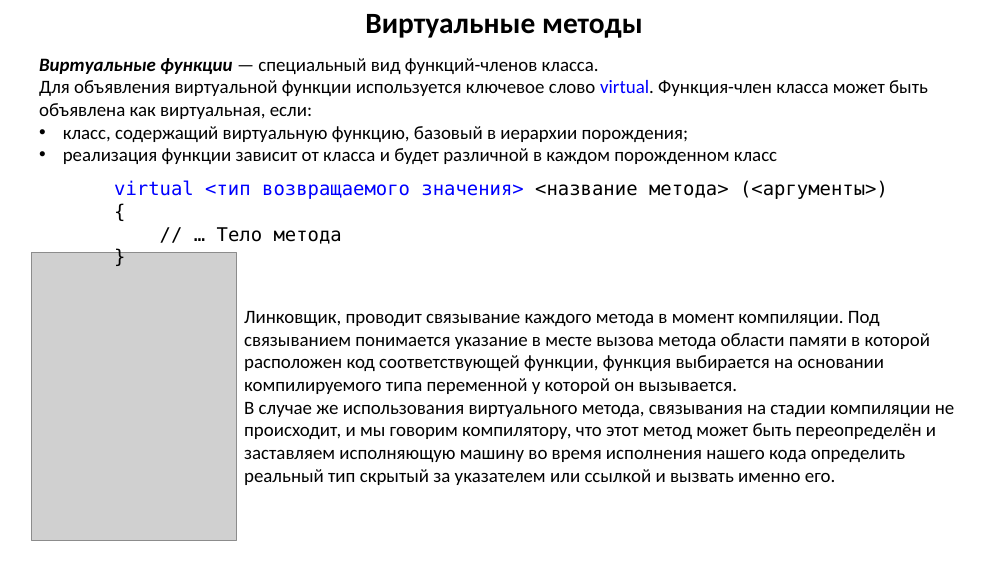
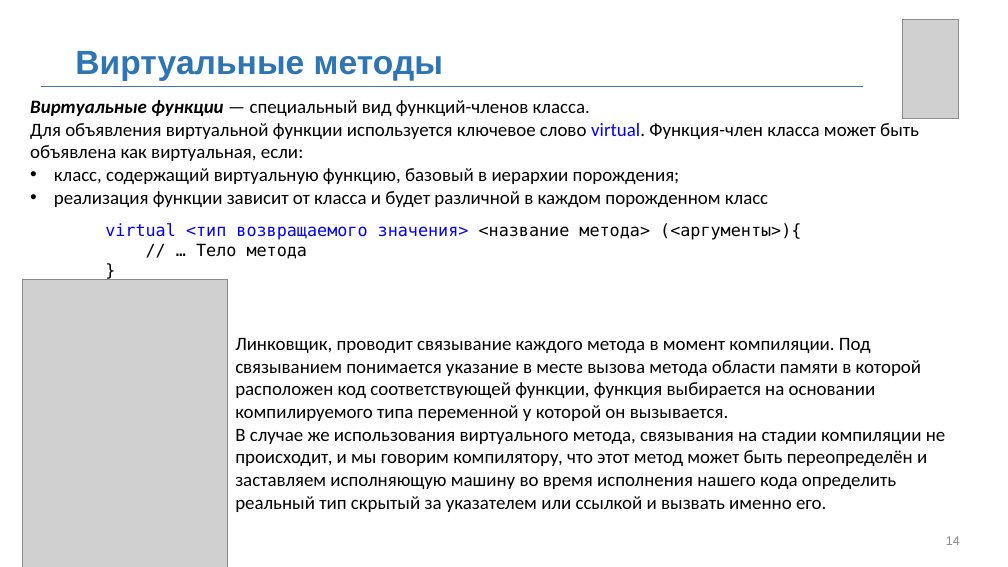
Before and after one commit to MUCTR-IKT-CPP/cpp_course, a slide deck: slide 14 of Лекции/2022/6/Абстрактные классы.pptx (slide 5 before the commit). Drawn at 1008x567 pixels with LibreOffice and Linux fonts; fonts in the diff are those of the drawing; grey boxes stand for pictures; background and template pictures are left out. Boxes give left, top, right and bottom in pixels: in the first picture for what was removed or moved away, otherwise in the second. Text is boxed around its words. In the diff, an @@ line names an element or a change of style, - is before the commit and + after.

```diff
--- a/Лекции/2022/6/Абстрактные классы.pptx
+++ b/Лекции/2022/6/Абстрактные классы.pptx
@@ picture added at (902,20,958,119) @@
@@ text "Виртуальные методы": place and size @@
-text "Виртуальные методы" at (365,14,643,38)
+text "Виртуальные методы" at (75,51,443,81)
@@ text "Виртуальные методы" at (75,51,443,81): size 28 to 32 pt, font Calibri to Arial, text colour #000000 to #2E75B6; alignment centre to left; vertical alignment top to middle @@
@@ line added from (41, 86) to (864, 86), #4472C4 0.5 pt @@
@@ text "Виртуальные функции — специальный вид ...": place and size @@
-text "Виртуальные функции — специальный вид ..." at (39,58,928,164)
+text "Виртуальные функции — специальный вид ..." at (30,100,919,207)
@@ text "virtual <тип возвращаемого значения> <название ...": place and size @@
-text "virtual <тип возвращаемого значения> <название ..." at (114,180,888,244)
+text "virtual <тип возвращаемого значения> <название ..." at (105,223,801,259)
@@ text "virtual <тип возвращаемого значения> <название ..." at (105,223,801,259): size 18 to 16 pt @@
@@ picture: place and size @@
-picture at (32,253,237,540)
+picture at (23,280,228,567)
@@ text "Линковщик, проводит связывание каждого метода ...": place and size @@
-text "Линковщик, проводит связывание каждого метода ..." at (244,311,954,485)
+text "Линковщик, проводит связывание каждого метода ..." at (235,338,945,512)
@@ page number added at (946,536,960,545), 12 pt, text #8C8C8C @@
+14
```
Also in this commit, not shown: 18 other slides changed, 10 slides added, 1 slide removed, 4 other files.
